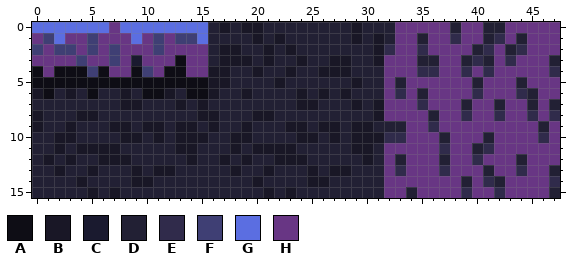
Edited in one commit: pixel-art file (assets/world/ror2/meadow_grass.aseprite). Above is the file before it was changed.
48x16 pixels, 1 frame. Colours within 5 levels of each other are drawn and written as one.
Visible layers, top first: "Layer 4", "grass", "grassbase", "base".
Palette (. is transparent): A #0e0d15  B #191726  C #1a1a2f  D #222034  E #302b4b  F #3f3f74  G #5b6ee1  H #683684
Pixels before, first column x 0:
 0 GGGGGGGHGGGGGGGGDBDBBDDDDDDDDBDDDHHHHHDHHDDHHHHH
 1 HFGHHFHHHGHFHFFGDDDDBDBDDDDDDBDBDHHDHHEHHDEHDHHH
 2 FHFFHFHFHHHFHHHHDBBDDBDBDDDDDDDBEHHEHHHHDEHDEHHH
 3 HHHHFHHFHCHHHAHHDBBBDBDDBDDBBDDBHHHDDHHDEDHEHHHD
 4 AHAAAFAHHAFHAAHHBBDDBDDBDDBBBDDDHHHEEHHEHEHHHHHE
 5 AAAAAAAAAAAAAAAABBDDDDBDDDDDDBDDHDHHHHHHDHHHDHHH
 6 BADBDADDBDAABDAABDDBDDDDBDBDBDDDHEHDHHHHEHHHEDHH
 7 DDDDDDDDBBDDDBDBDDDDDDDDBBDDDBDBHHHEHHHDHHDHHDHD
 8 BDDDBBDDDDDDDDDBBDDDBBDDDDDDDDDBHHHHDHHEHHEHHEHE
 9 BDDBDDDBBDBBDBBDBDDBDDDBBDBBDBBDDDHHEHHHHHHHHHDH
10 DDBBDDDDBBDBDBBBDDBBDDDDBBDBDBBBEEHHHDHHHDHHHHEH
11 DDBDBBBBDDDDDBBDDDBDBBBBDDDDDBBDHHHHHEHHDEHHHHHH
12 DBDBDDBBBDDDDDBDDBDBDDBBBDDDDDBDHDHHHDHHEHHHDHHH
13 DDBDDBDDDBDBBDDDDDBDDBDDDBDBBDDDHEHHHEHHHDHHEHHD
14 DDDDBDDDDBBDDDDDDDDDBDDDDBBDDDDDHHHHHHHDHEDHHHHE
15 DDDDDBDBDDDDDDDDDDDDDBDBDDDDDDDDHHDHHHHEHHEHHHHD
New version:
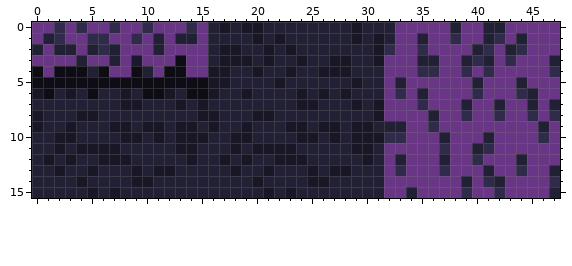
Author's note on the commit: better sides
The exact change:
Layer "side":
The author changed colour F to colour D in row 1 at x 1, 11 and 13 to 14; in row 2 at x 0, 2 to 3, 5, 7 and 11; in row 3 at x 4 and 7; in row 4 at x 5 and 10.
The author changed colour F to colour E in row 1 at x 5.
The author changed colour G to colour E in row 0 at x 2, 4, 10 and 14; in row 1 at x 2 and 9.
The author changed colour H to colour E in row 0 at x 7; in rows 1 to 2 at x 6.
The author changed colour G to colour H in row 0 at x 0 to 1, 3, 5 to 6, 8 to 9, 11 to 13 and 15; in row 1 at x 15.
